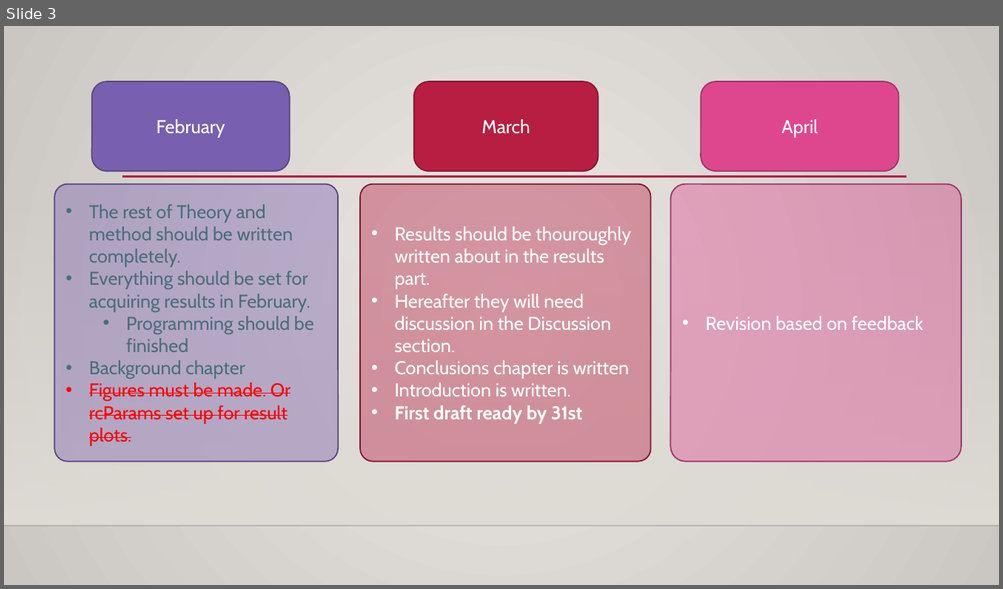
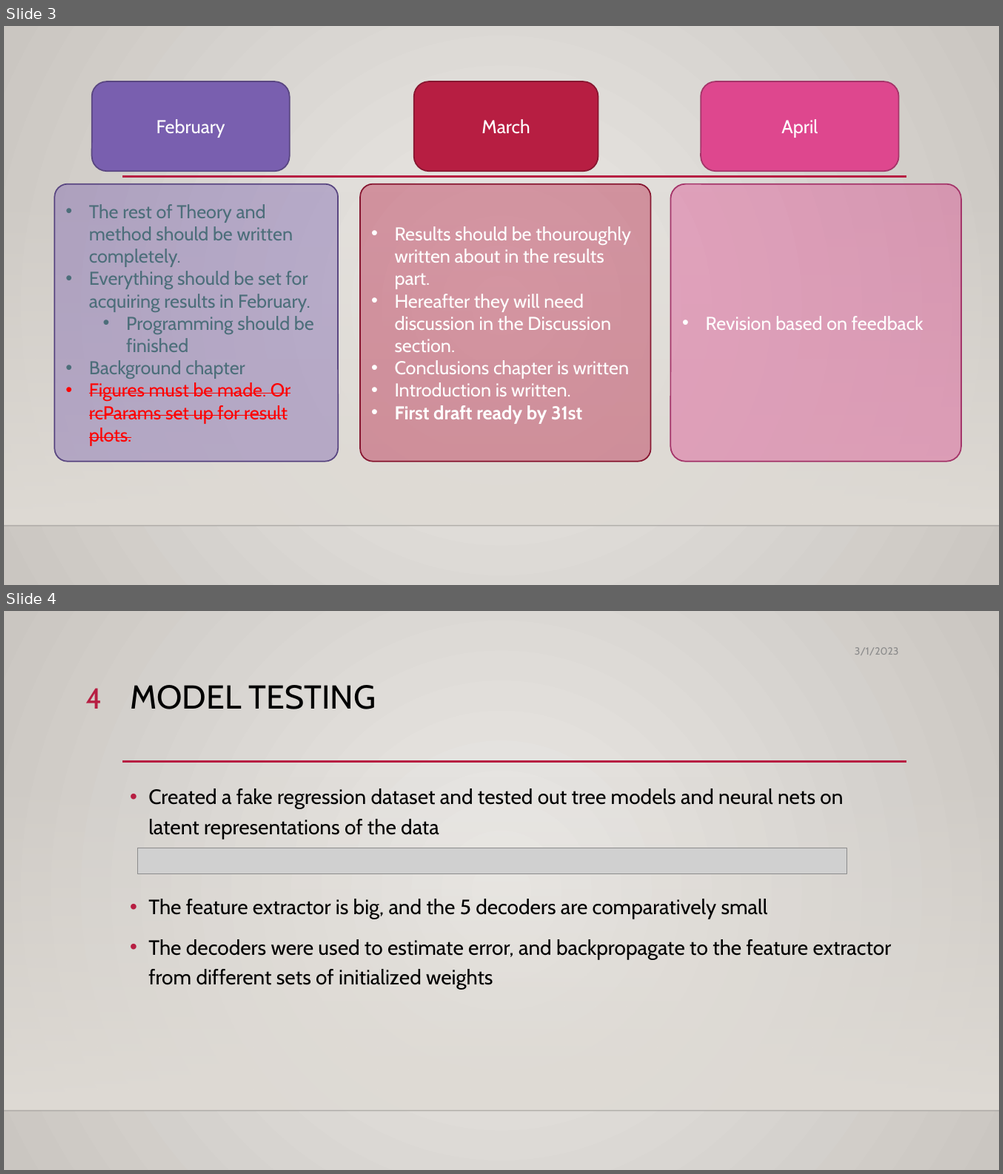
Before and after one commit to sjurmsc/MSC2023, a slide deck: Meeting Presentations/02.03.2023_General_Meeting.pptx. Shown one above the other, each under a label of ours: slide 3 before the commit, slides 3 and 4 after it. The pictures are 1003x589 and 1003x1174 pixels, drawn with LibreOffice and Linux fonts; fonts in the diff are those of the drawing; grey boxes stand for pictures; background and template pictures are left out. Boxes give left, top, right and bottom in pixels: in the first picture for what was removed or moved away, otherwise in the second. Text is boxed around its words. In the diff, an @@ line names an element or a change of style, - is before the commit and + after.

```diff
--- a/Meeting Presentations/02.03.2023_General_Meeting.pptx
+++ b/Meeting Presentations/02.03.2023_General_Meeting.pptx
@@ slide 4 added at (x1=4, y1=611, x2=999, y2=1170), background gradient #ECEAE7 to #CAC7C1; not listed: 3 template elements that a slide beside it also shows @@
@@ text added at (x1=854, y1=647, x2=899, y2=655), 10 pt, text #8C8C8C @@
+3/1/2023
@@ page number added at (x1=85, y1=688, x2=102, y2=709), 28 pt, text #B71E42 @@
+4
@@ title added at (x1=130, y1=685, x2=376, y2=709), 32 pt, text #000000 @@
+MODEL TESTING
@@ text added at (x1=148, y1=789, x2=891, y2=990), 20 pt, text #000000 @@
+• Created a fake regression dataset and tested out tree models and neural nets on latent representations of the data
+• The feature extractor is big, and the 5 decoders are comparatively small
+• The decoders were used to estimate error, and backpropagate to the feature extractor from different sets of initialized weights
@@ picture added at (x1=138, y1=849, x2=847, y2=874) @@
```
Also in this commit, not shown: 2 slides changed, 9 other slides added.
